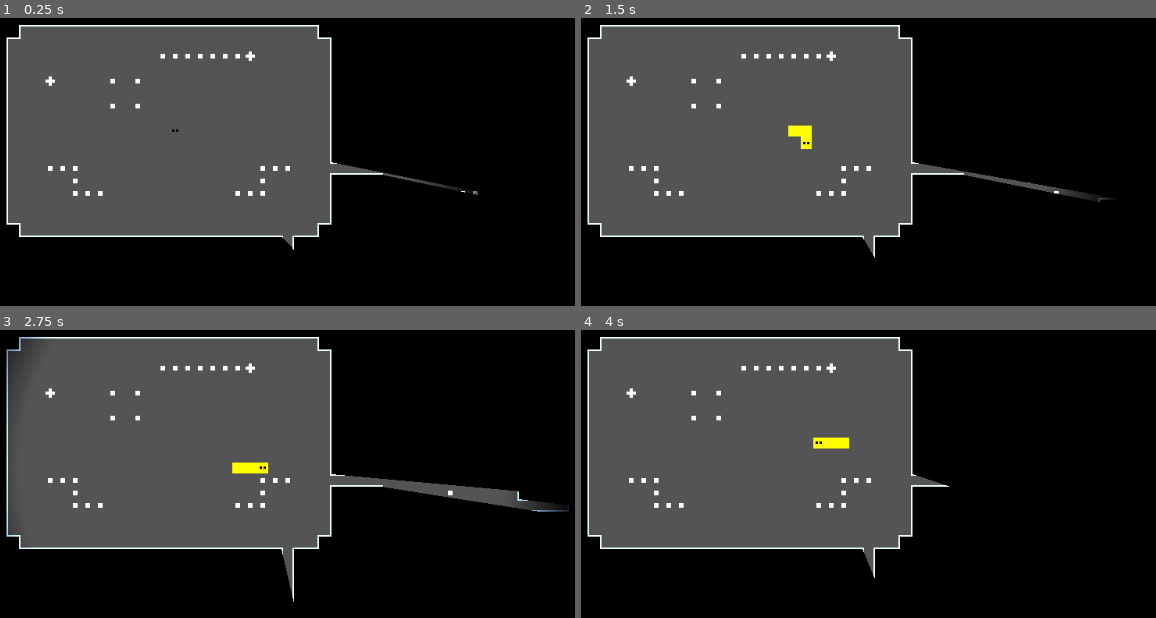
Above: before the commit, frames 1-4 (two rows, left to right).
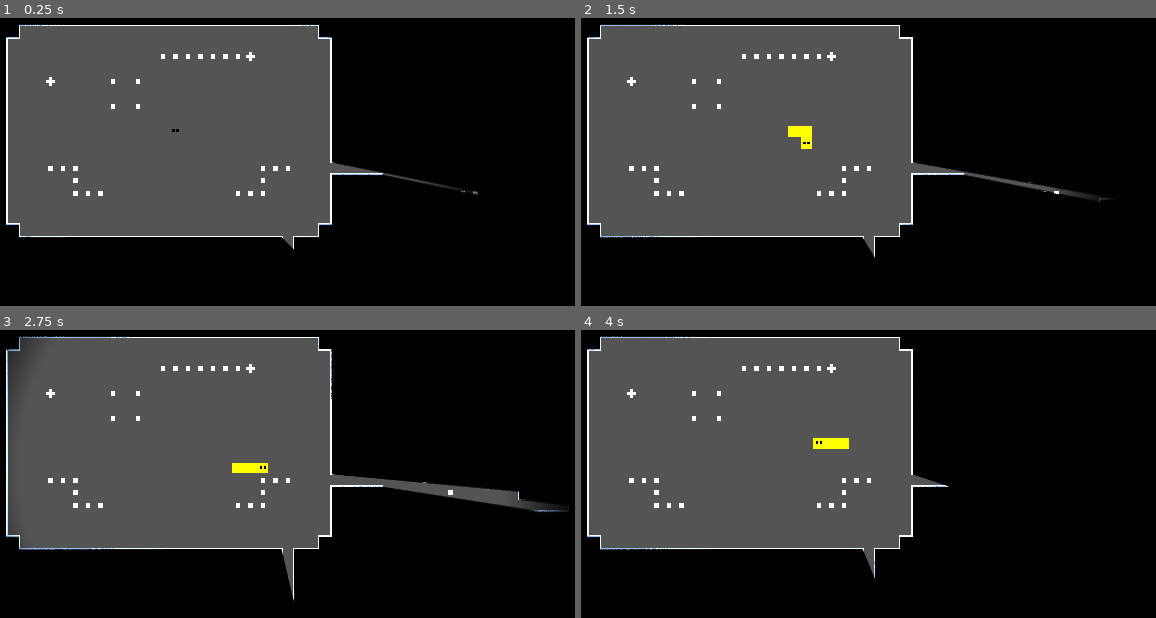
Above: after the commit, the same moments.

Repository: notapixelstudio/roguesnake
Game: Godot game, scene res://Screen.tscn
The game is run twice, just before and just after one commit, with the same random seed, the same clock (stepped at 60 frames per second) and the same inputs.
Inputs:
- Up to frame 1 (0.25 s): no input
- Up to frame 2 (1.5 s): tap Enter at 0.5 s; hold Right (ui_right) 0.53-1.28 s; hold Down (ui_down) from 1.28 s (still down)
- Up to frame 3 (2.75 s): release Down (ui_down) at 2.03 s; hold Right (ui_right) from 2.03 s (still down)
- Up to frame 4 (4 s): release Right (ui_right) at 2.78 s; hold Up (ui_up) 2.78-3.53 s; hold Left (ui_left) from 3.53 s (still down)

The runs differ from the first frame. In frame 1, 1.0% of the frame differs, in the area x 1-84%, y 2-81%; in frame 2, 1.1%; in frame 3, 1.3%, in the area x 1-98%, y 2-95%; in frame 4, 1.1%.

Commit message:
Addendum.

Diff:
--- a/actors/Snake.tscn
+++ b/actors/Snake.tscn
@@ -21,3 +21,5 @@
 texture_scale = 5.0
 energy = 1.8
 shadow_enabled = true
+shadow_filter = 2
+shadow_filter_smooth = 1.0
--- a/project.godot
+++ b/project.godot
@@ -31,7 +31,7 @@
 [display]
 
 window/dpi/allow_hidpi=true
-window/stretch/mode="viewport"
+window/stretch/mode="2d"
 window/stretch/aspect="keep"
 
 [physics]
